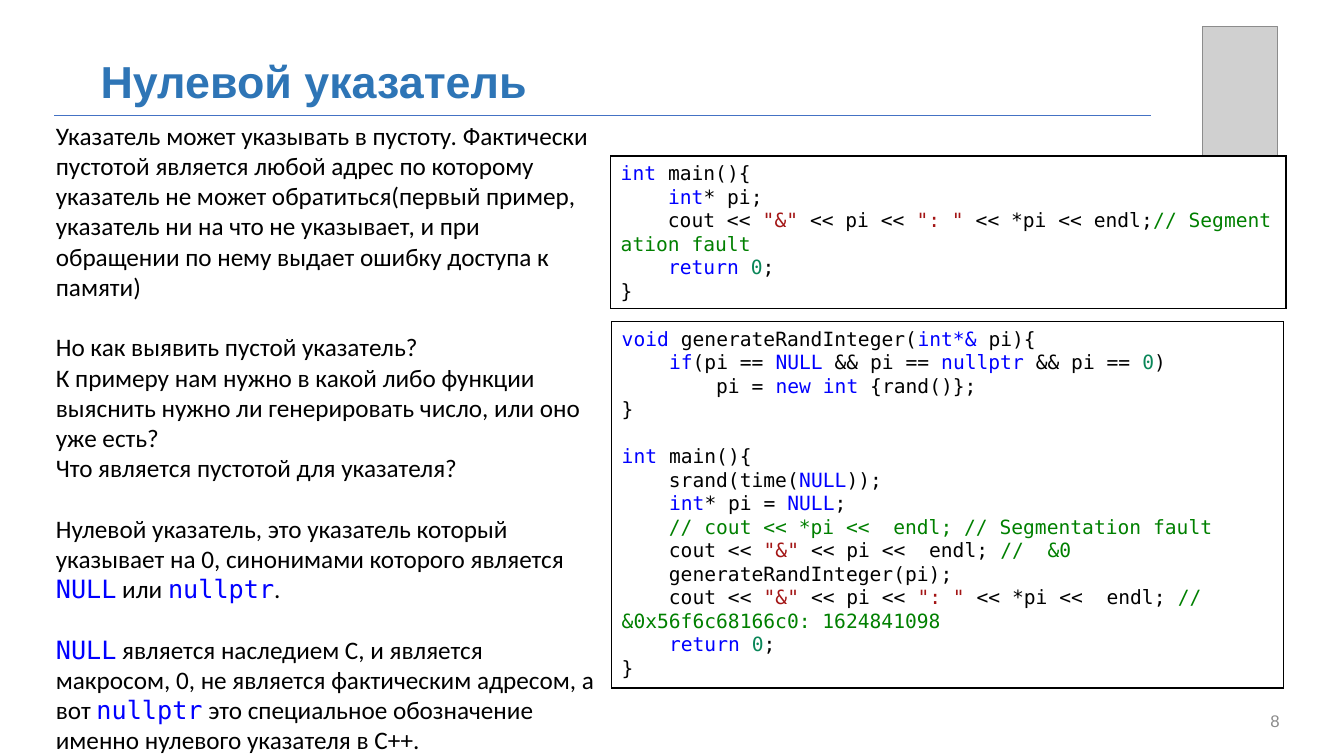
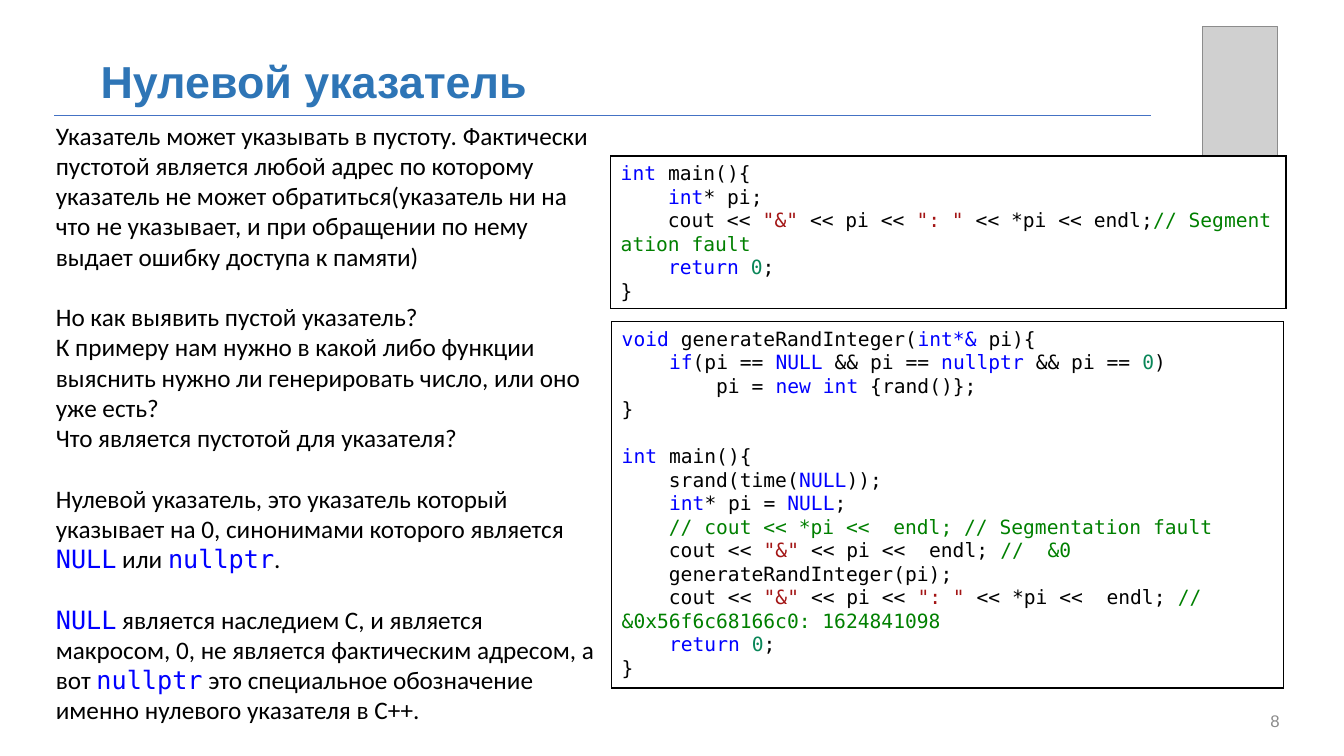
Before and after one commit to MUCTR-IKT-CPP/cpp_course, a slide deck: slide 8 of Лекции/2025/3/Пользовательские типы, структры, объединения.pptx. Drawn at 1344x756 pixels with LibreOffice and Linux fonts; fonts in the diff are those of the drawing; grey boxes stand for pictures; background and template pictures are left out. Boxes give left, top, right and bottom in pixels: in the first picture for what was removed or moved away, otherwise in the second. Text is boxed around its words. In the diff, an @@ line names an element or a change of style, - is before the commit and + after.

Commit message:
fix 2,3,4

```diff
--- a/Лекции/2025/3/Пользовательские типы, структры, объединения.pptx
+++ b/Лекции/2025/3/Пользовательские типы, структры, объединения.pptx
@@ text at [56, 128, 588, 270]: text changed @@
-Указатель может указывать в пустоту. Фактически пустотой является любой адрес по которому указатель не может обратиться(первый пример, указатель ни на что не указывает, и при обращении по нему выдает ошибку доступа к памяти)
+Указатель может указывать в пустоту. Фактически пустотой является любой адрес по которому указатель не может обратиться(указатель ни на что не указывает, и при обращении по нему выдает ошибку доступа к памяти)
```
Also in this commit, not shown: 3 other slides changed, 1 slide removed.
